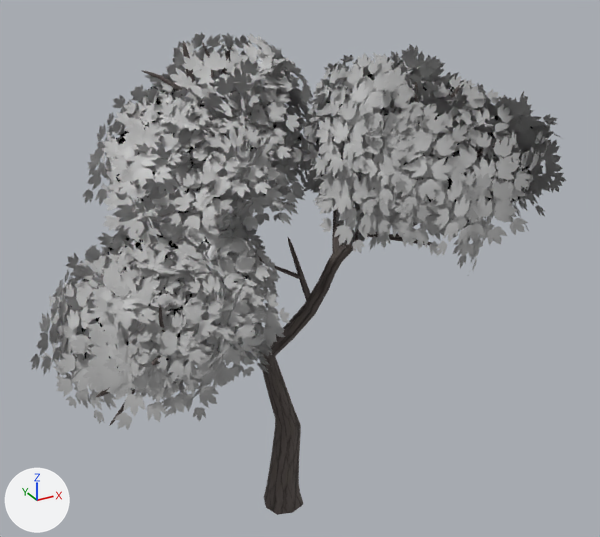
What one commit did to the glTF model public/models/qtrees/MapleTree_5.glb.
Before and after are seen from a camera (50 mm lens) standing at (-4.91, -9.48, 8.73) and looking at (0.25, -0.1, 4.04). The lights are fixed; the arrows at lower left show +X, +Y and +Z. The picture after the commit comes second. Where no turn or scale is listed for an object, it has been applied to the vertices.

The first picture shows 'MapleTree_5'.
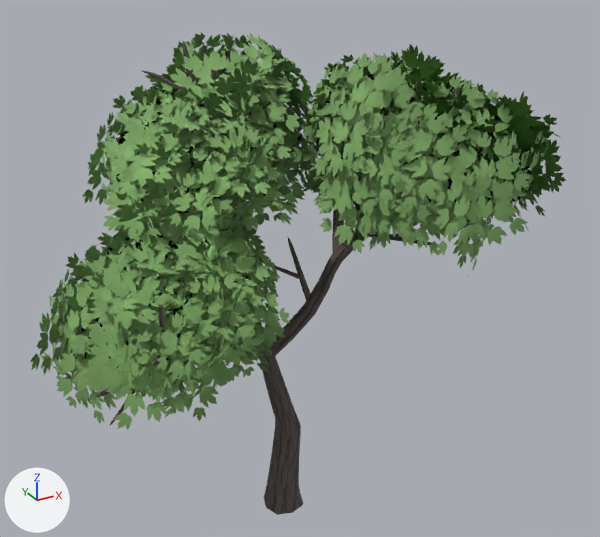
Where the change shows, as pixel boxes (x1, y1, x2, y2) in the pictures (600 x 537 px):
'MapleTree_5', recoloured (grey to green)
    both: (30, 33, 566, 430)

The change, as a list of edits to the scene's bpy script:
```text
Change mat_mapletree_leaves:
    add n5 = _N.new('ShaderNodeMix'); n5.name = 'Mix'
    add n5.data_type = 'RGBA'
    add n5.blend_type = 'MULTIPLY'
    add n5.inputs[0].default_value = 1.0  # 'Factor'
    add n5.inputs[7].default_value = (0.42, 0.78, 0.26, 1.0)  # 'B', green #ade58b
    where n4 = _N.new('ShaderNodeTexImage'); n4.name = 'Image Texture'
    where n0 = _N.new('ShaderNodeBsdfPrincipled'); n0.name = 'Principled BSDF'
    remove _L.new(n4.outputs[0], n0.inputs[0])  # 'Color' to 'Base Color'
    add _L.new(n5.outputs[2], n0.inputs[0])  # 'Result' to 'Base Color'
    add _L.new(n4.outputs[0], n5.inputs[6])  # 'Color' to 'A'
```
